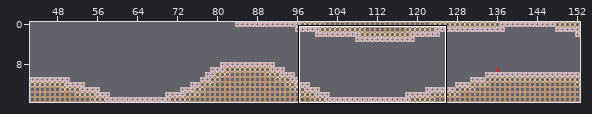
One commit to this Tiled map: assets/data/stage_5.tmx. Above: a wide view before the commit, with the close-up outlined.
Close-up. Before the commit:
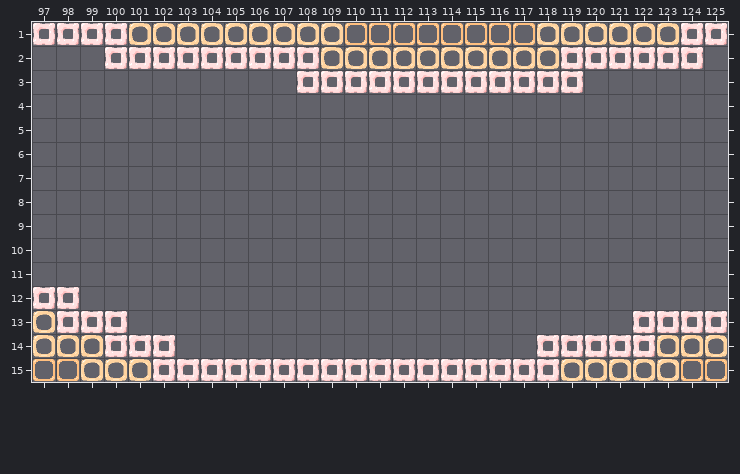
Cells are 32x32 px. Shown: x 97..125, y 1..15.
After:
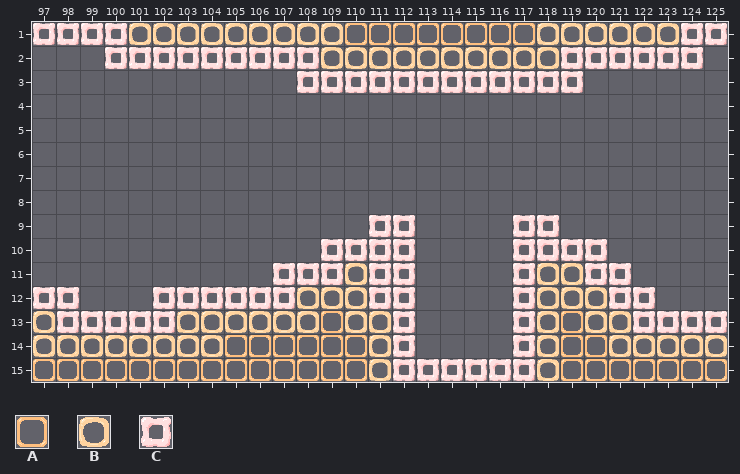
Key: from "bg_tileset": A 69, B 70, C 71.
_ is an empty cell, . an unchanged one.
The edit:
--- layer "layer_1"
@@ x 99..123 @@
- 9 ............__....__.....
-10 ..........____....____...
-11 ........______...._____..
-12 ...___________....______.
-13 ..____________...._____..
-14 .CCC__________...._CCCCC.
-15 BBBCCCCCCCCCC......CBBBBB
+ 9 ............CC....CC.....
+10 ..........CCCC....CCCC...
+11 ........CCCBCC....CBBCC..
+12 ...CCCCCCBBBCC....CBBBCC.
+13 ..CCBBBBBBABBC....CBABB..
+14 .BBBBBAAAAAABC....CBAABB.
+15 AAAAAAAAAAAAB......BAAAAA
Changed places in both close-ups, as pixel boxes (x1, y1, x2, y2):
changed: (81, 215, 415, 381)
changed: (513, 215, 679, 381)
